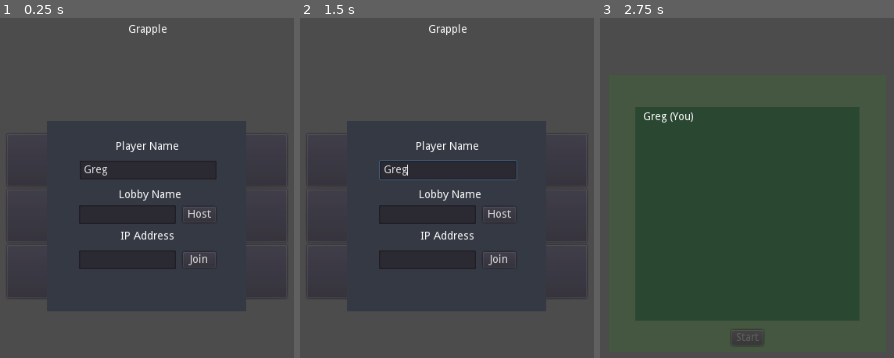
Above: before the commit, frames 1-3 (left to right).
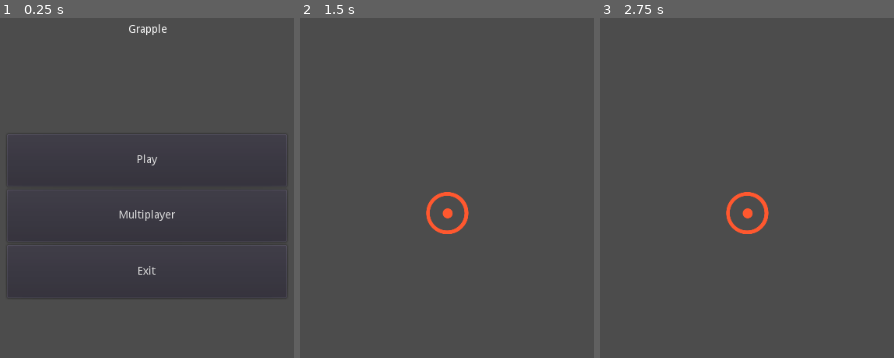
Above: after the commit, the same moments.

Repository: AdithaD/grapple
Game: Godot game, scene res://Scenes/MainMenu.tscn
Same seed, same stepped clock (60 frames per second), same inputs: the game is played once before the commit and once after it.
Inputs (mouse positions are in pixels of both pictures, inside the frame that each line leads up to):
- Up to frame 1 (0.25 s): no input
- Up to frame 2 (1.5 s): click "Play" at 0.5 s; click (447, 160) at 1.25 s, where only the run before the commit has a clickable "Play"
- Up to frame 3 (2.75 s): click (799, 215) at 2 s, where only the run before the commit has a clickable "Host"

The runs differ from the first frame. In frame 1, 2.2% of the frame differs, in the area x 26-74%, y 36-76%; in frame 2, 8.4%; in frame 3, 48%, in the area x 11-89%, y 26-92%.

Commit message:
added sync timer and export

Diff:
--- a/Scenes/MainMenu.tscn
+++ b/Scenes/MainMenu.tscn
@@ -68,6 +68,7 @@
 valign = 1
 
 [node name="Multiplayer" type="Control" parent="."]
+visible = false
 anchor_left = 0.5
 anchor_top = 0.5
 anchor_right = 0.5
--- a/Scenes/Player.tscn
+++ b/Scenes/Player.tscn
@@ -38,3 +38,9 @@
 
 [node name="GrappleLine" type="ImmediateGeometry" parent="Hand"]
 script = ExtResource( 2 )
+
+[node name="SyncTimer" type="Timer" parent="."]
+wait_time = 2.0
+autostart = true
+
+[connection signal="timeout" from="SyncTimer" to="." method="_on_SyncTimer_timeout"]
--- a/Scripts/Player.gd
+++ b/Scripts/Player.gd
@@ -122,6 +122,14 @@
 remotesync func apply_movement(velocity):
 	velocity = move_and_slide(velocity, Vector3.UP)
 
+master func begin_sync():
+	rpc("receive_sync", translation, velocity)
+
+
+puppet func receive_sync(sync_translation, sync_velocity):
+	translation = sync_translation
+	velocity = sync_velocity
+
 func _input(event):
 	if event is InputEventMouseMotion:
 		var roty = event.relative.x / get_viewport().size.x * sensitivity
@@ -136,3 +144,7 @@
 
 func set_player_name(name):
 	$Sprite3D/Viewport/PlayerName.set_player_name(name)
+
+
+func _on_SyncTimer_timeout():
+	begin_sync()# Replace with function body.
Not shown, added: export_presets.cfg
Not shown, removed: .zip
Not shown, added: Export/Grapple.exe
Not shown, added: Export/Grapple.pck
